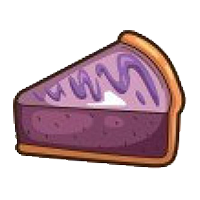
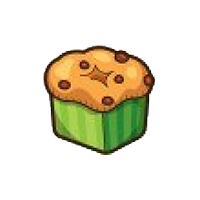
Comparing the layer stacks of the two w=200, h=200 images. Changes:
removed layer "Calque 2" over box(13, 30, 187, 169)
painted on "Calque 1" over box(43, 45, 157, 155)
